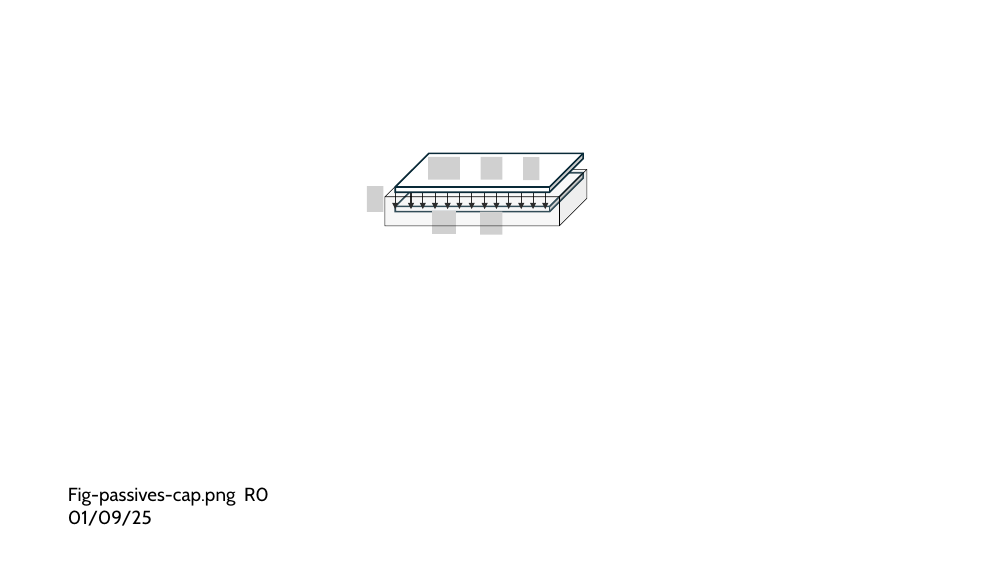
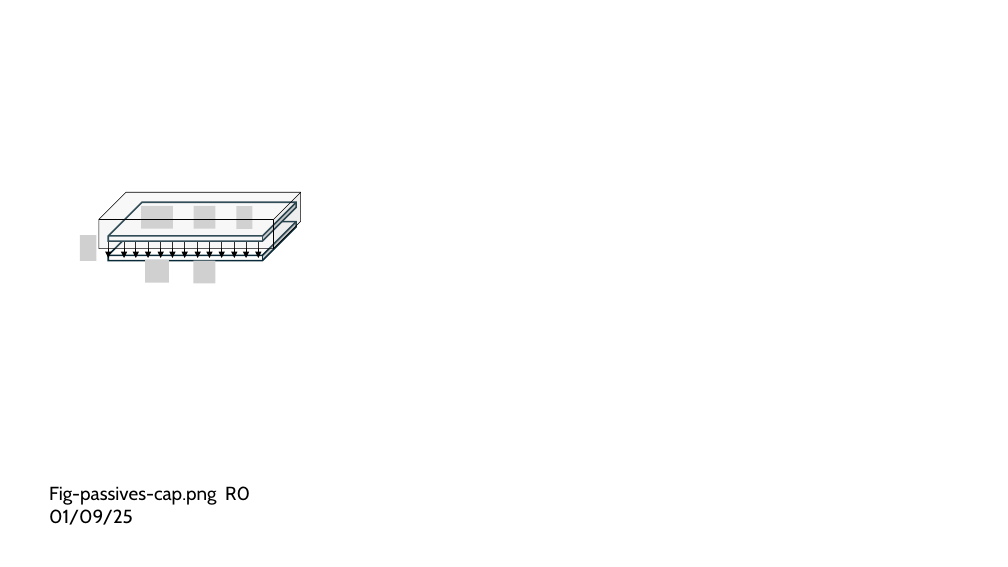
Before and after one commit to mixignal-press/ebook-ice1, a slide deck: slide 3 of figures/fig.pptx. Drawn at 1008x567 pixels with LibreOffice and Linux fonts; fonts in the diff are those of the drawing; grey boxes stand for pictures. Boxes give left, top, right and bottom in pixels: in the first picture for what was removed or moved away, otherwise in the second. Text is boxed around its words. In the diff, an @@ line names an element or a change of style, - is before the commit and + after.

```diff
--- a/figures/fig.pptx
+++ b/figures/fig.pptx
@@ cube: place and size @@
-cube at [385, 169, 587, 225]
+cube at [99, 192, 301, 248]
@@ 4 arrows, 1 picture: place and size @@
-4 arrows, 1 picture at [433, 190, 522, 234]
+4 arrows, 1 picture at [145, 239, 234, 283]
@@ 9 arrows, 5 pictures, 2 cubes: place and size @@
-9 arrows, 5 pictures, 2 cubes at [367, 154, 584, 234]
+9 arrows, 5 pictures, 2 cubes at [80, 203, 296, 284]
@@ text "Fig-passives-cap.png R0 01/09/25": place and size @@
-text "Fig-passives-cap.png R0 01/09/25" at [68, 487, 269, 526]
+text "Fig-passives-cap.png R0 01/09/25" at [49, 486, 250, 525]
```
Also in this commit, not shown: 4 slides added, 4 other files.
